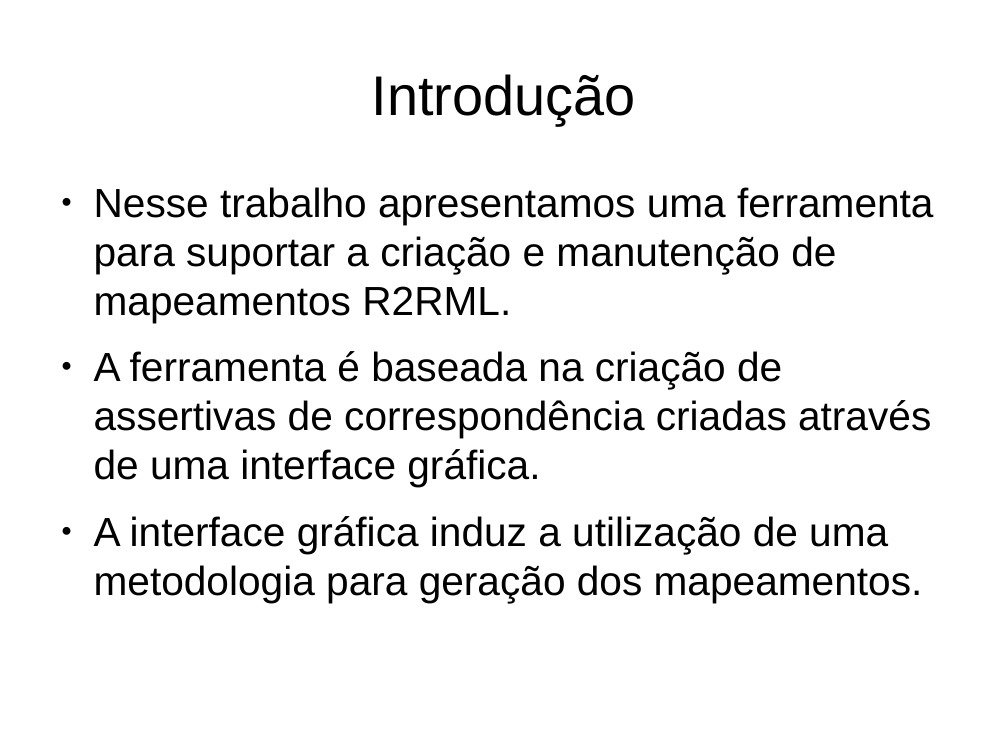
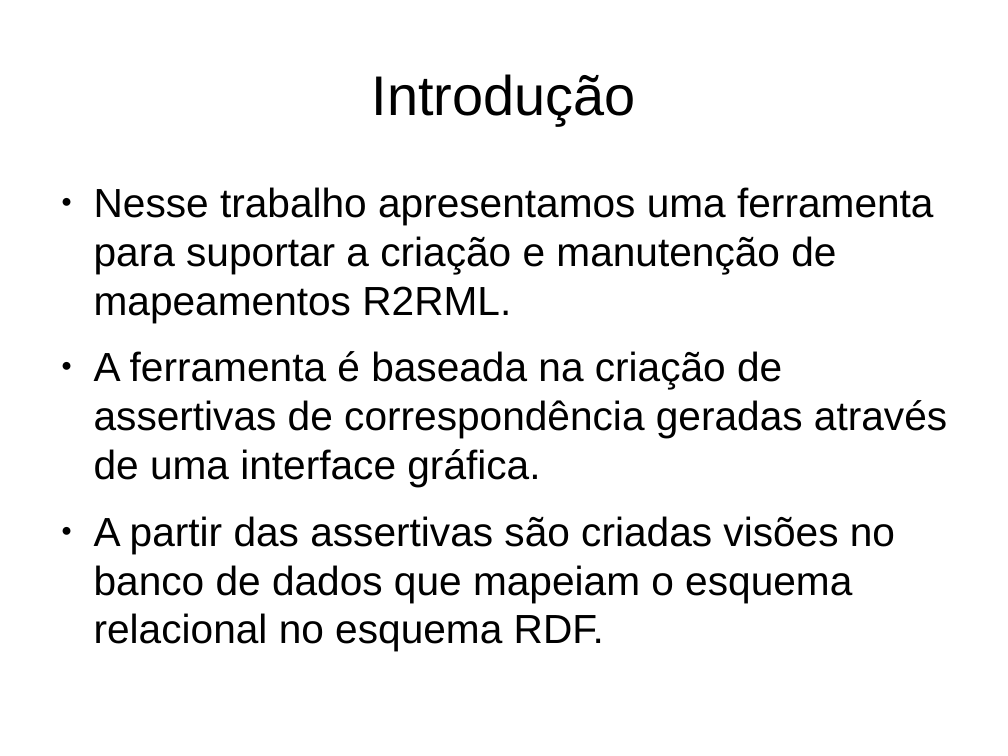
Before and after one commit to luiseufrasio/mestrado-ufc-eufrasio, a slide deck: slide 5 of docs/proposta.odp (slide 4 before the commit). Drawn at 1008x756 pixels with LibreOffice and Linux fonts; fonts in the diff are those of the drawing. Boxes give left, top, right and bottom in pixels: in the first picture for what was removed or moved away, otherwise in the second. Text is boxed around its words. In the diff, an @@ line names an element or a change of style, - is before the commit and + after.

```diff
--- a/docs/proposta.odp
+++ b/docs/proposta.odp
@@ text at (94,351,947,651): text changed @@
-● A ferramenta é baseada na criação de assertivas de correspondência criadas através de uma interface gráfica.
-● A interface gráfica induz a utilização de uma metodologia para geração dos mapeamentos.
+● A ferramenta é baseada na criação de assertivas de correspondência geradas através de uma interface gráfica.
+● A partir das assertivas são criadas visões no banco de dados que mapeiam o esquema relacional no esquema RDF.
```
Also in this commit, not shown: 4 other slides changed, 1 slide added, 1 slide removed.
